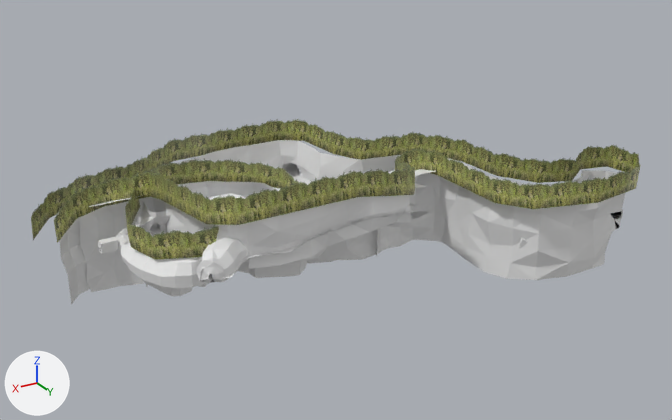
One commit to the OBJ model MehtäGodotEdition/3D Models/room_chasm/main.obj: the scene before it, then after it.
Both versions are drawn from a camera (50 mm lens) standing at (238.0, 469.0, 237.0) and looking at (-32.0, 19.0, 12.0). Lighting does not change. The marker at lower left points along +X, +Y and +Z. Where no turn or scale is listed for an object, it has been applied to the vertices.

The older version as bpy lines, for what is in view:
```python
mat_mat1 = principled_material('MAT1')
mat_mat1.base_color = (0.8, 0.8, 0.8)  # white #e7e7e7
mat_mat1.roughness = 1.0
mat_mat3 = principled_material('MAT3')
mat_mat3.base_color = (0.8, 0.8, 0.8)  # white #e7e7e7
mat_mat3.roughness = 1.0
me_main_001 = bpy.data.meshes.new('main.001')
me_main_001.from_pydata(...)  # 686 vertices, 754 faces; spans x -16.5..110.0, y -47.2..77.1, z 0.4..45.0
# faces by material slot: [16, 129, 20, 509, 80]
me_main_001.materials.append(mat_forest)
me_main_001.materials.append(mat_mat1)  # white #e7e7e7
me_main_001.materials.append(mat_mat2)  # white #e7e7e7
me_main_001.materials.append(mat_mat3)  # white #e7e7e7
me_main_001.materials.append(mat_mat4)  # white #e7e7e7
me_main_002 = bpy.data.meshes.new('main.002')
me_main_002.from_pydata(...)  # 1124 vertices, 1770 faces; spans x -204.0..142.0, y -82.0..115.0, z -31.0..65.0
# faces by material slot: [512, 1222, 36]
me_main_002.materials.append(mat_mat1)  # white #e7e7e7
me_main_002.materials.append(mat_mat3)  # white #e7e7e7
me_main_002.materials.append(mat_forest)
ob_main_001 = bpy.data.objects.new('main.001', me_main_001)
ob_main_001.location = (0.0, 0.0, 0.0)
ob_main_002 = bpy.data.objects.new('main.002', me_main_002)
ob_main_002.location = (0.0, 0.0, 0.0)
```
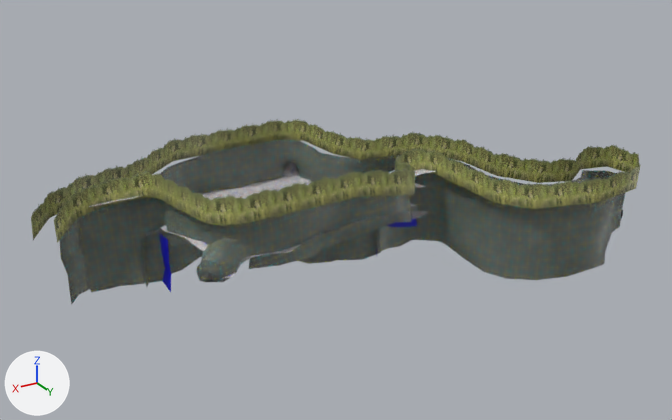
Pixel boxes (x1, y1, x2, y2) of what changed, in the pictures (672 x 420 px):
'main.002', surface changed: (47, 124, 628, 304) in both
'main.001', deleted: before (98, 158, 326, 296)
    faces in mat_forest: (125, 158, 306, 259)
    faces in mat_mat3 (white #e7e7e7): (116, 181, 326, 296)
    faces in mat_mat4 (white #e7e7e7): (98, 237, 119, 254)

The change, as a diff of the scene's bpy script:
```diff
--- a/MehtäGodotEdition/3D Models/room_chasm/main.obj.py
+++ b/MehtäGodotEdition/3D Models/room_chasm/main.obj.py
@@ img_modeling_texture2_png @@
+img_modeling_texture2_png = load_image('modeling_texture2.png', '../../Textures/modeling_texture2.png', 128, 128, 'sRGB')
@@ mat_mat1 @@
 mat_mat1 = principled_material('MAT1')
-mat_mat1.base_color = (0.8, 0.8, 0.8)  # white #e7e7e7
-mat_mat1.roughness = 1.0
+mat_mat1.texture = img_modeling_texture_png
@@ mat_mat3 @@
 mat_mat3 = principled_material('MAT3')
-mat_mat3.base_color = (0.8, 0.8, 0.8)  # white #e7e7e7
-mat_mat3.roughness = 1.0
+mat_mat3.texture = img_modeling_texture2_png
@@ ob_main_001 @@
-ob_main_001 = bpy.data.objects.new('main.001', me_main_001)
-ob_main_001.location = (0.0, 0.0, 0.0)
```
